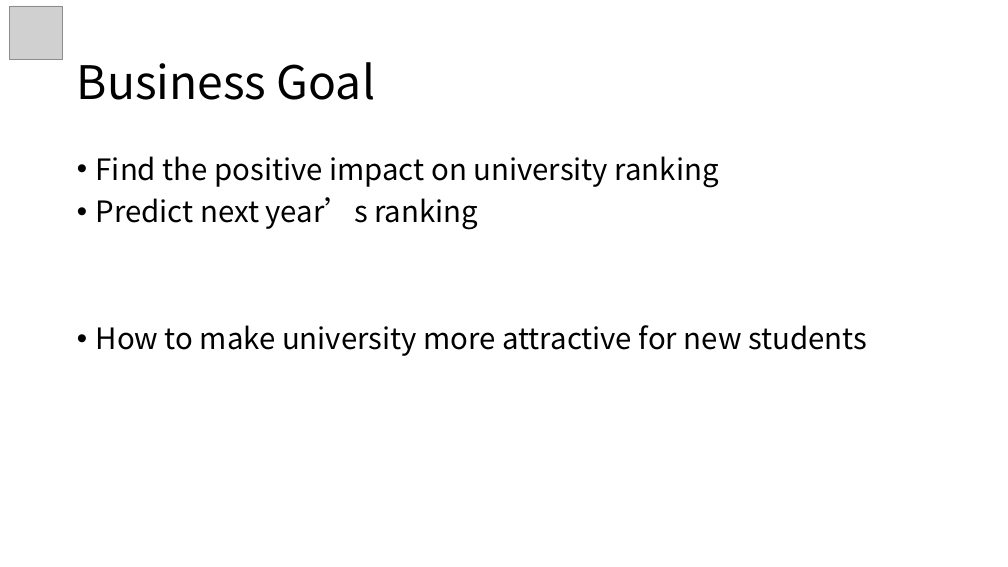
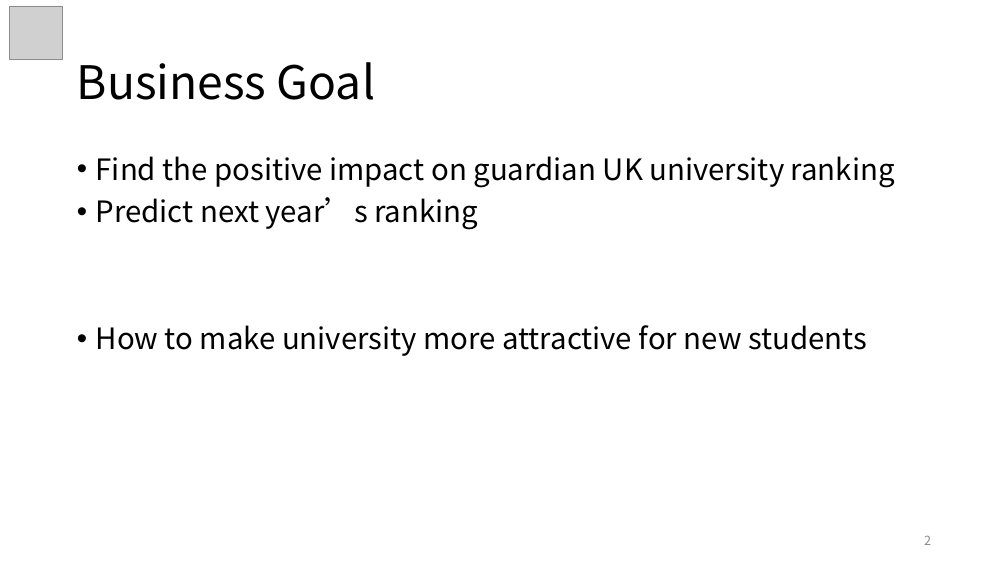
Before and after one commit to ziqing97/BilligenceCaseStudyUkUni, a slide deck: slide 2 of vortrag/Vortrag.pptx. Drawn at 1008x567 pixels with LibreOffice and Linux fonts; fonts in the diff are those of the drawing; grey boxes stand for pictures. Boxes give left, top, right and bottom in pixels: in the first picture for what was removed or moved away, otherwise in the second. Text is boxed around its words. In the diff, an @@ line names an element or a change of style, - is before the commit and + after.

```diff
--- a/vortrag/Vortrag.pptx
+++ b/vortrag/Vortrag.pptx
@@ text at (x1=96, y1=156, x2=895, y2=188): text changed @@
-• Find the positive impact on university ranking
+• Find the positive impact on guardian UK university ranking
@@ page number added at (x1=924, y1=536, x2=931, y2=545), 12 pt, text #8C8C8C @@
+2
```
Also in this commit, not shown: 21 other slides changed, 1 slide removed, 1 other file.
